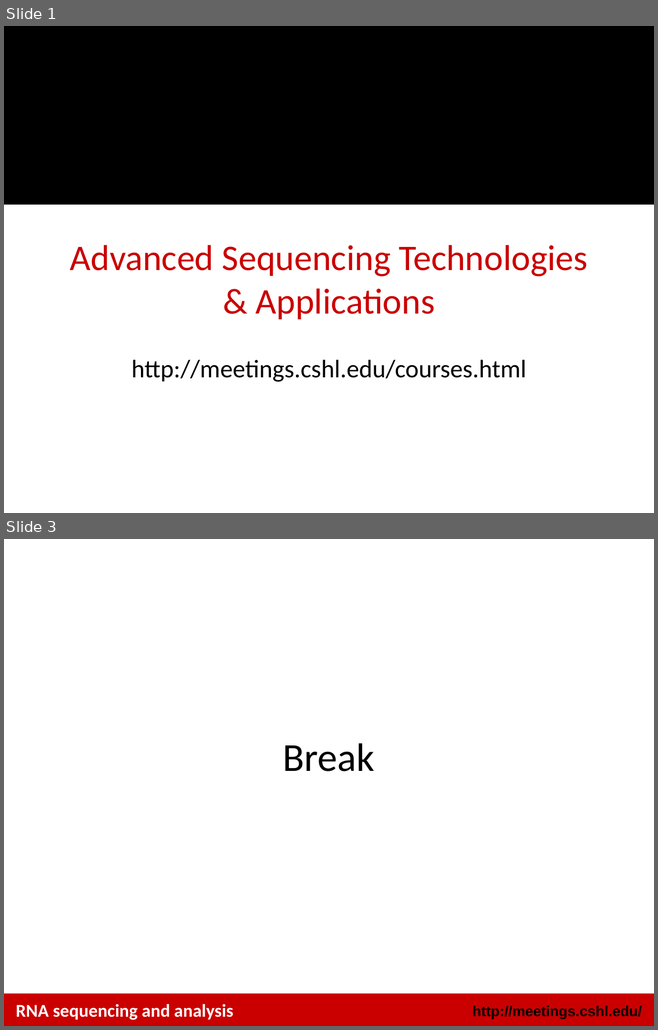
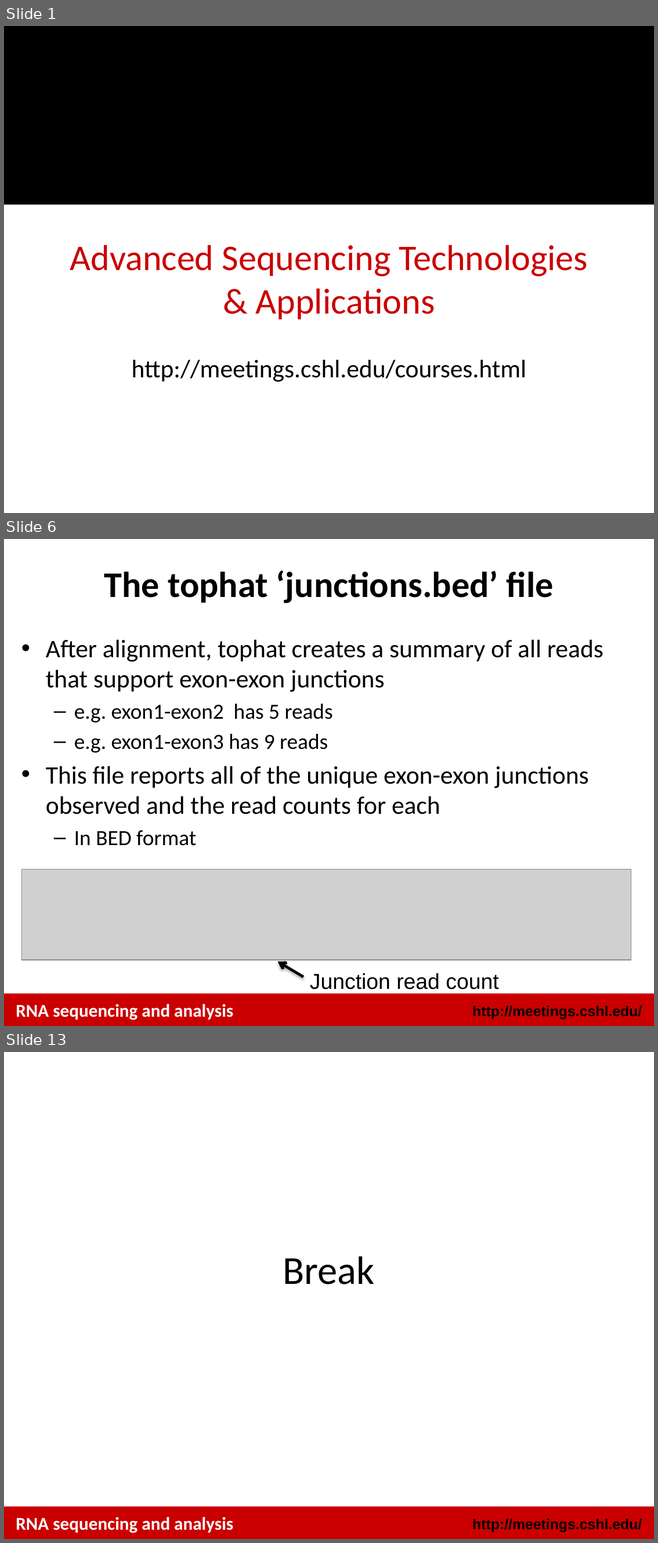
Before and after one commit to griffithlab/rnaseq_tutorial_wiki, a slide deck: LectureFiles/cshl/2016/RNASeq_Module4_Tutorial.pptx. Shown one above the other, each under a label of ours: slides 1 and 3 before the commit, slides 1, 6 and 13 after it; the slides between them are not shown. The pictures are 658x1030 and 658x1543 pixels, drawn with LibreOffice and Linux fonts; fonts in the diff are those of the drawing; grey boxes stand for pictures; background and template pictures are left out. Boxes give left, top, right and bottom in pixels: in the first picture for what was removed or moved away, otherwise in the second. Text is boxed around its words. In the diff, an @@ line names an element or a change of style, - is before the commit and + after.

```diff
--- a/LectureFiles/cshl/2016/RNASeq_Module4_Tutorial.pptx
+++ b/LectureFiles/cshl/2016/RNASeq_Module4_Tutorial.pptx
@@ slide 6 added at (4, 539, 654, 1026), background #FFFFFF; not listed: 2 template elements that a slide beside it also shows @@
@@ title added at (104, 570, 553, 603), 40 pt, text #000000, bold @@
+The tophat ‘junctions.bed’ file
@@ text added at (46, 639, 603, 846), 28 pt, text #000000 @@
+• After alignment, tophat creates a summary of all reads that support exon-exon junctions
+  – e.g. exon1-exon2 has 5 reads
+  – e.g. exon1-exon3 has 9 reads
+• This file reports all of the unique exon-exon junctions observed and the read counts for each
+  – In BED format
@@ picture added at (21, 870, 630, 960) @@
@@ arrow added from (303, 977) to (278, 962), #000000 3 pt @@
@@ text added at (310, 973, 498, 990), 24 pt, text #000000 @@
+Junction read count
@@ text added at (16, 1004, 233, 1020), 20 pt, text #FFFFFF, bold @@
+RNA sequencing and analysis
@@ what was slide 3 is now slide 13 @@
```
Also in this commit, not shown: 1 slide changed, 9 other slides added, 5 other files.
